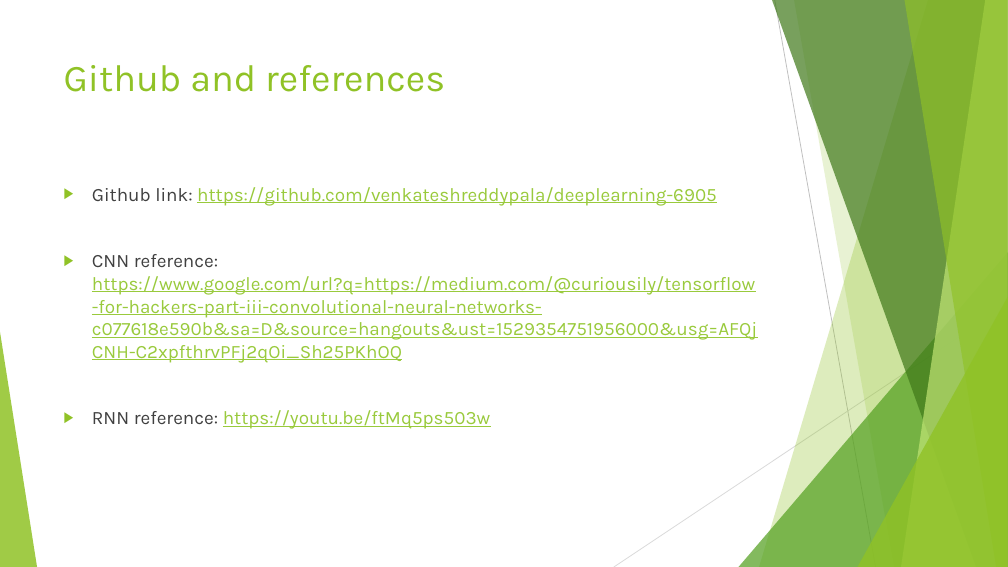
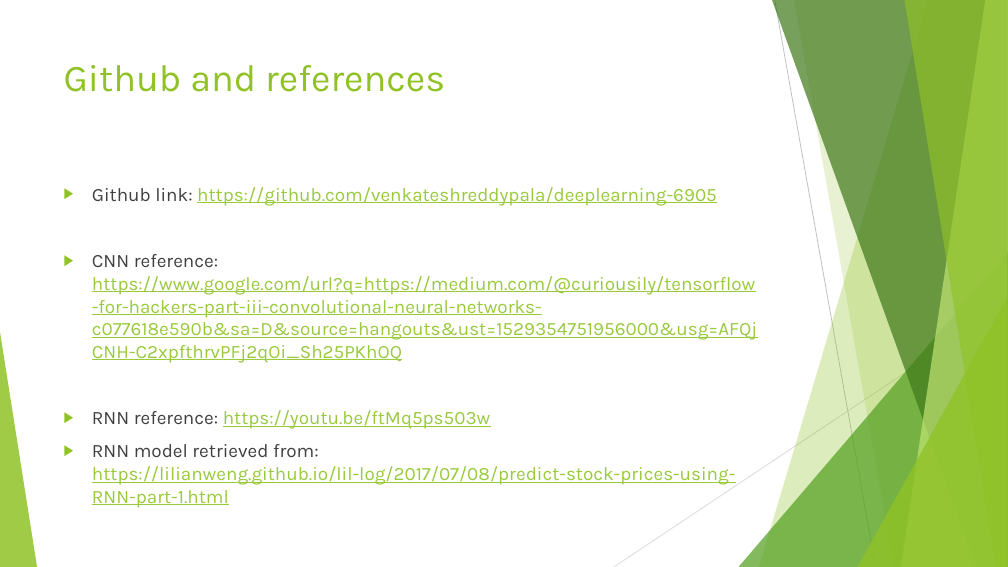
Before and after one commit to venkateshreddypala/deeplearning-6905, a slide deck: slide 11 of Deep Learning (1).pptx. Drawn at 1008x567 pixels with LibreOffice and Linux fonts; fonts in the diff are those of the drawing. Boxes give left, top, right and bottom in pixels: in the first picture for what was removed or moved away, otherwise in the second. Text is boxed around its words. In the diff, an @@ line names an element or a change of style, - is before the commit and + after.

```diff
--- a/Deep Learning (1).pptx
+++ b/Deep Learning (1).pptx
@@ text at box(92, 444, 735, 508): paragraph added @@
+▶ RNN model retrieved from: https://lilianweng.github.io/lil-log/2017/07/08/predict-stock-prices-using-RNN-part-1.html
```
Also in this commit, not shown: 3 other slides changed, 1 slide added, 1 slide removed.
